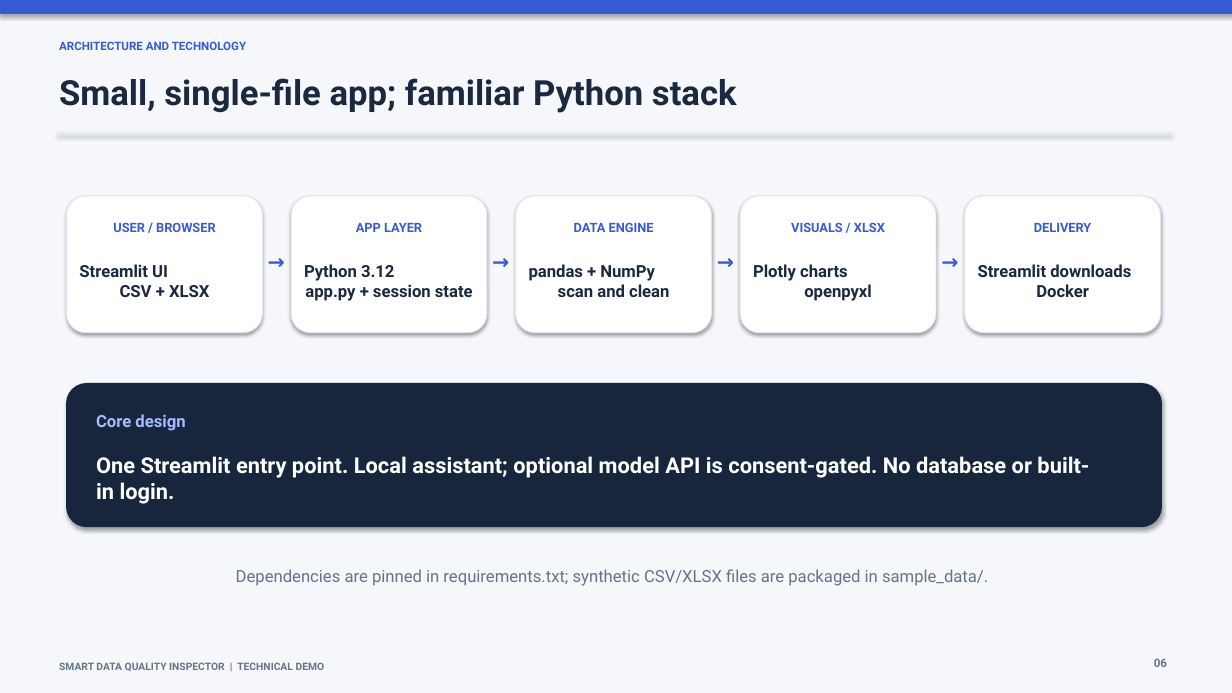
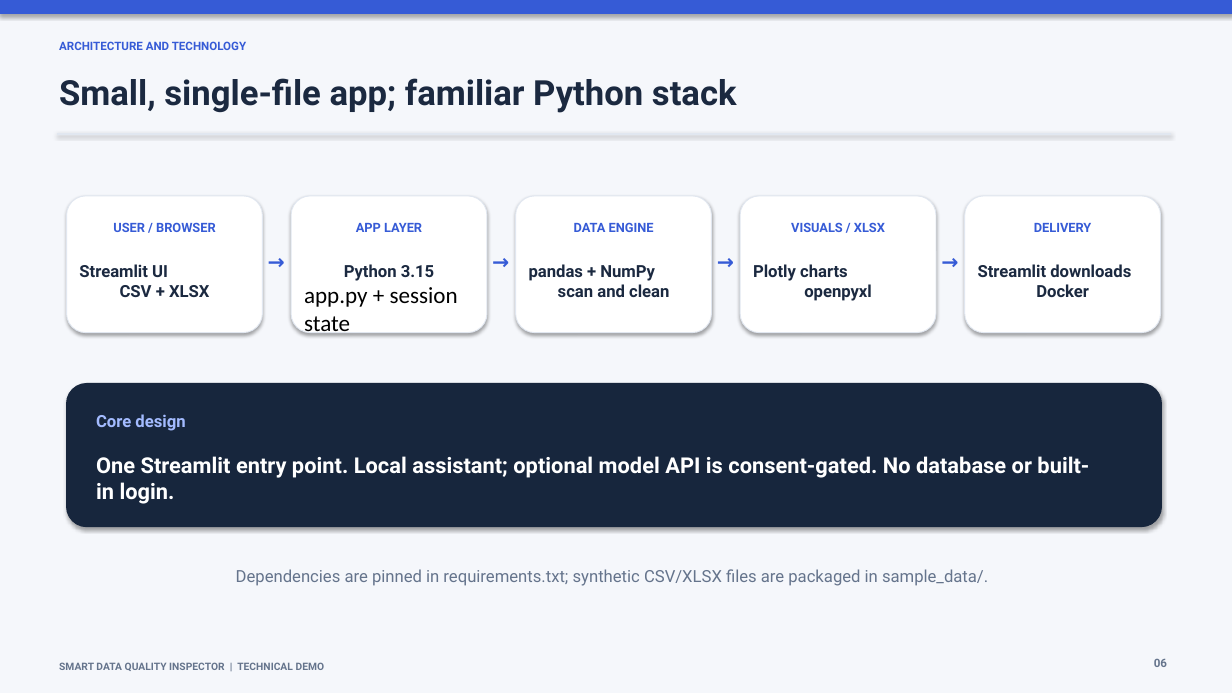
Before and after one commit to sajidjfastian-dev/smart-data-quality-inspector, a slide deck: slide 6 of Smart_Data_Quality_Inspector_Technical_Demo.pptx. Drawn at 1232x693 pixels with LibreOffice and Linux fonts; fonts in the diff are those of the drawing. Boxes give left, top, right and bottom in pixels: in the first picture for what was removed or moved away, otherwise in the second. Text is boxed around its words. In the diff, an @@ line names an element or a change of style, - is before the commit and + after.

```diff
--- a/Smart_Data_Quality_Inspector_Technical_Demo.pptx
+++ b/Smart_Data_Quality_Inspector_Technical_Demo.pptx
@@ text at [304, 264, 458, 337]: text changed; size 13 to 18 pt; font Roboto to Calibri; text colour #1B2940 to #000000; bold off @@
-Python 3.12
-app.py + session state
+Python 3.15
+app.py + session state
```
Also in this commit, not shown: 1 other slide changed, 5 other files.
